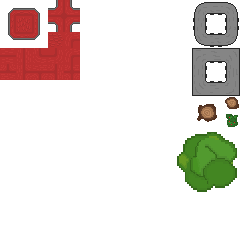
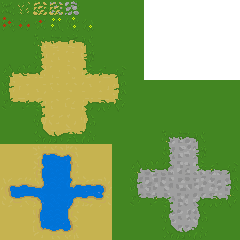
Two versions of the same layered image (240px x 240px). Layer-by-layer changes:
hid "Layer Group" over [0, 0, 240, 192]
showed "Ground", painted on it over [0, 0, 240, 240]
